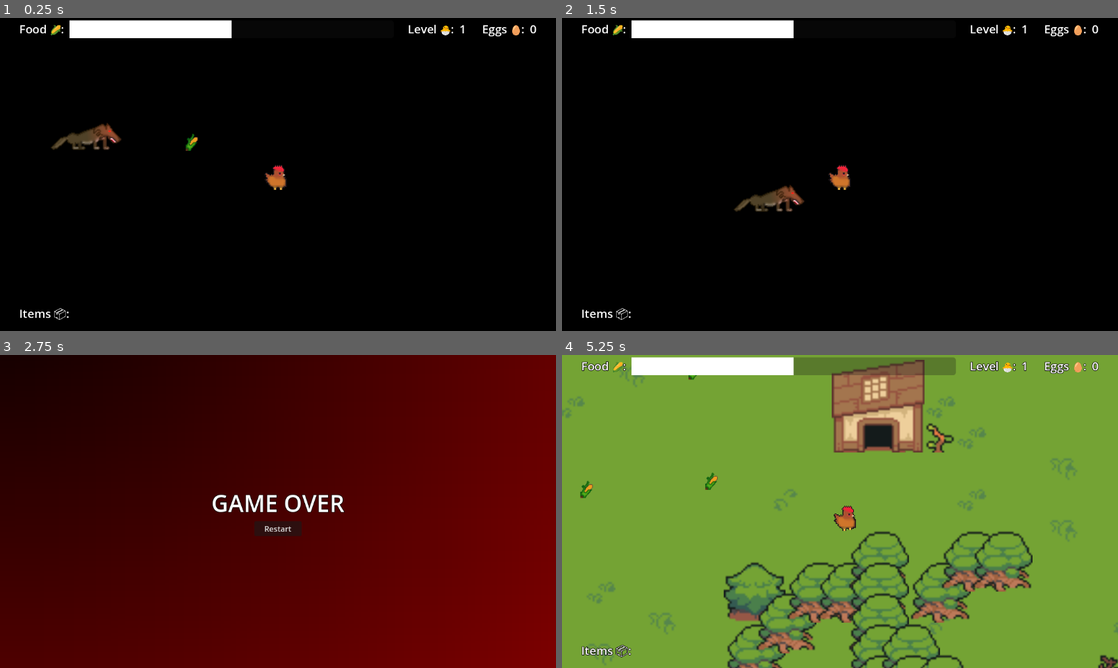
Above: before the commit, frames 1-4 (two rows, left to right).
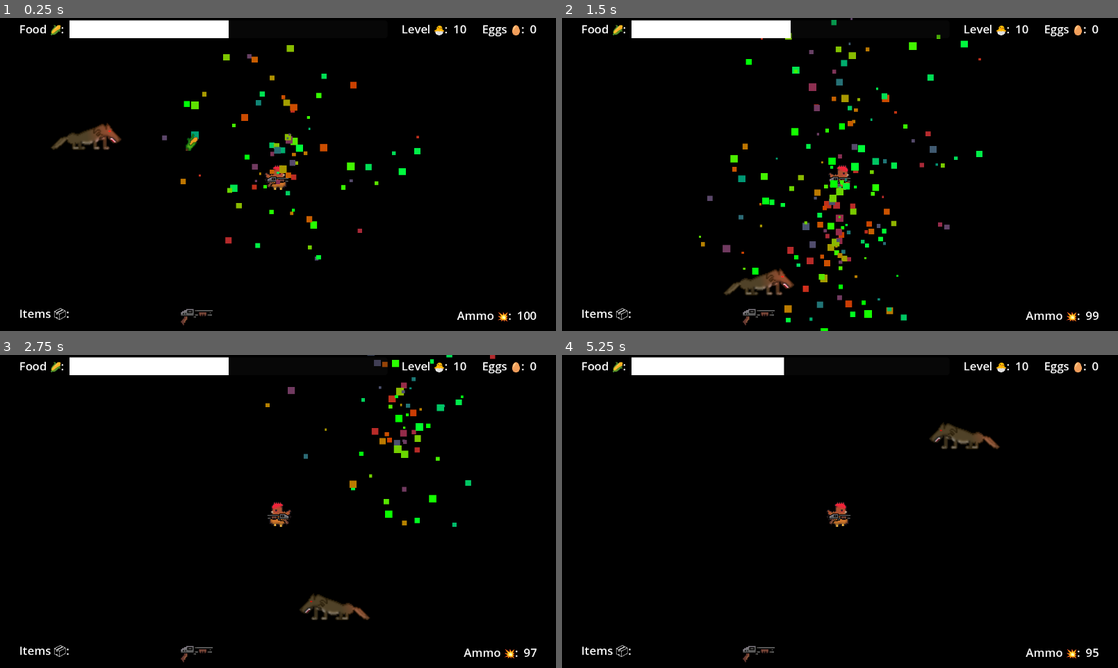
Above: after the commit, the same moments.

Repository: jackfruitgames/chickeeen
Game: Godot game, scene res://scenes/testscene/testscene.tscn
The game is run twice, just before and just after one commit, with the same random seed, the same clock (stepped at 60 frames per second) and the same inputs. This scene is started directly instead of the project's main scene.
Inputs (mouse positions are in pixels of both pictures, inside the frame that each line leads up to):
- Up to frame 1 (0.25 s): no input
- Up to frame 2 (1.5 s): hold Up (move_up) from 0.53 s (still down); tap Q (shoot) at 0.6 s; tap E (lay_egg) at 1.35 s
- Up to frame 3 (2.75 s): tap Q (shoot) at 1.55, 2.1 s; release Up (move_up) at 2.03 s; hold Left (move_left) from 2.03 s (still down)
- Up to frame 4 (5.25 s): release Left (move_left) at 2.75 s; click (840, 527) at 2.75 s, where only the run before the commit has a clickable "Restart"; tap Enter at 3.5 s; hold Left (move_left) 3.53-4.28 s; tap Space (sprint) at 3.6 s; tap Q (shoot) at 3.8, 4.35 s; hold Down (move_down) 4.28-5.03 s; hold Right (move_right) from 5.03 s (still down); tap E (lay_egg) at 5.1 s

The runs differ from the first frame. In frame 1, 1.9% of the frame differs, in the area x 29-97%, y 0-99%; in frame 2, 4.3%; in frame 3, 100%, in the area x 0-100%, y 0-100%; in frame 4, 98%.
Error before the commit: Cannot call method 'change_scene_to_file' on a null value. (res://scenes/wolf/wolfCollider.gd:9)

Commit message:
Wolf is now dying gracefully 🪦
Co-Authored-By: Benj Fassbind <randombenj@gmail.com>

Diff:
--- a/scenes/chicken/shotgun.gd
+++ b/scenes/chicken/shotgun.gd
@@ -1,7 +1,7 @@
 extends Node2D
 
 var shoot_wolfs = []
-
+const DYING_WOLF = preload("res://scenes/wolf/dyingWolf.tscn")
 
 func kill_the_wolf(collider):
 	if collider != null and collider.is_in_group("wolf"):
@@ -52,5 +52,10 @@
 
 func _on_wolf_killer_timer_timeout():
 	for w in shoot_wolfs:
+		var dying_animation = DYING_WOLF.instantiate()
+		dying_animation.position = w.position
+		print("wolf pos: ", w.position)
+		get_tree().get_root().call_deferred("add_child", dying_animation)
+		dying_animation.get_node("GPUParticles2D").emitting = true
 		w.queue_free()
 	shoot_wolfs = []
--- a/scenes/testscene/testFakes.gd
+++ b/scenes/testscene/testFakes.gd
@@ -3,4 +3,6 @@
 func _ready():
 	# prevent wolfes from disappearing
 	GameState.is_night = true
-	GameState.level = 1
+	GameState.level = 10
+	GameState.has_shotgun = true
+	GameState.ammo = 100
--- /dev/null
+++ b/scenes/wolf/dyingWolf.tscn
@@ -0,0 +1,22 @@
+[gd_scene load_steps=2 format=3 uid="uid://cus087vdfgqeb"]
+
+[sub_resource type="ParticleProcessMaterial" id="ParticleProcessMaterial_fk4x8"]
+emission_shape = 1
+emission_sphere_radius = 30.0
+particle_flag_disable_z = true
+direction = Vector3(-1, 0, 0)
+gravity = Vector3(0, -98, 0)
+orbit_velocity_min = 0.0
+orbit_velocity_max = 0.0
+scale_max = 4.0
+color = Color(0.796078, 0.25098, 0, 1)
+
+[node name="dyingWolf" type="Node2D"]
+
+[node name="GPUParticles2D" type="GPUParticles2D" parent="."]
+emitting = false
+amount = 200
+process_material = SubResource("ParticleProcessMaterial_fk4x8")
+lifetime = 2.0
+one_shot = true
+preprocess = 0.5
--- a/scenes/wolf/killOnDay.gd
+++ b/scenes/wolf/killOnDay.gd
@@ -1,5 +1,11 @@
 extends Node
+
+const DYING_WOLF = preload("res://scenes/wolf/dyingWolf.tscn")
 
 func _process(_delta:float):
 	if not GameState.is_night:
+		var dying_animation = DYING_WOLF.instantiate()
+		dying_animation.position = get_parent().position
+		get_tree().get_root().call_deferred("add_child", dying_animation)
+		dying_animation.get_node("GPUParticles2D").emitting = true
 		get_parent().queue_free()
